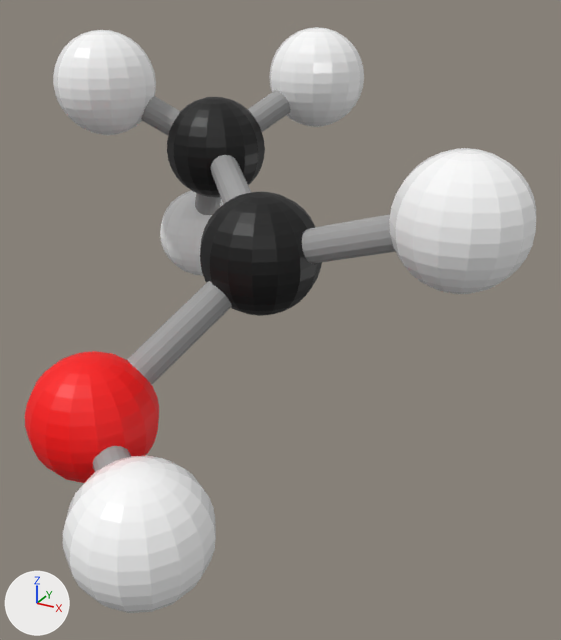
What one commit did to the OBJ model assets/model/018/018.obj.
Before and after are seen from a 50 mm lens placed at (2.659, -4.059, 1.456), pointed at (0.521, -0.172, -0.487). Arrows for +X, +Y and +Z are at lower left; the lights stay in place. Where no turn or scale is listed for an object, it has been applied to the vertices.

Names of what the first picture shows: 'Shape_Cylinder.001_Shape_Cylinder.002', 'Shape_Cylinder.003_Shape_Cylinder.004', 'Shape_Cylinder.004_Shape_Cylinder.005', 'Shape_Cylinder.006_Shape_Cylinder', 'Shape_Sphere.001_Shape_Sphere.002', 'Shape_Sphere.002_Shape_Sphere.003', 'Shape_Sphere.003_Shape_Sphere.004', 'Shape_Sphere.004_Shape_Sphere.005', 'Shape_Sphere.005_Shape_Sphere.006', 'Shape_Sphere.006_Shape_Sphere.007', 'Shape_Sphere.007_Shape_Sphere', 'Shape_Sphere_Shape_Sphere.001'.
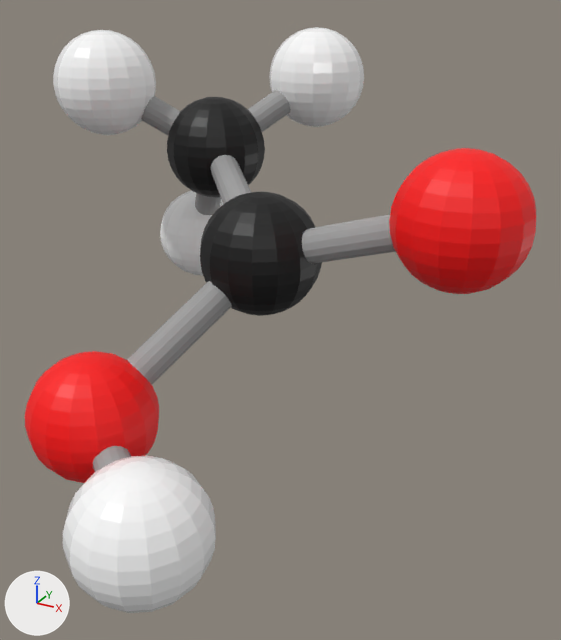
Location of each change, (x1, y1, x2, y2) in pixels of the pictures (561 x 640 px):
'Shape_Sphere.003_Shape_Sphere.004', recoloured (white to red): (389, 148, 536, 294) in both

The change, as a list of edits to the scene's bpy script:
```text
Change me_shape_sphere_003_shape_sphere_004:
    where me_shape_sphere_003_shape_sphere_004.from_pydata(...)  # 242 vertices, 256 faces; spans x 1.281..2.001, y -0.687..0.033, z -0.017..0.703
    remove me_shape_sphere_003_shape_sphere_004.materials.append(mat_color_hydrogen)  # white #ffffff
    add me_shape_sphere_003_shape_sphere_004.materials.append(mat_color_oxigen)  # red #ff0000
```
